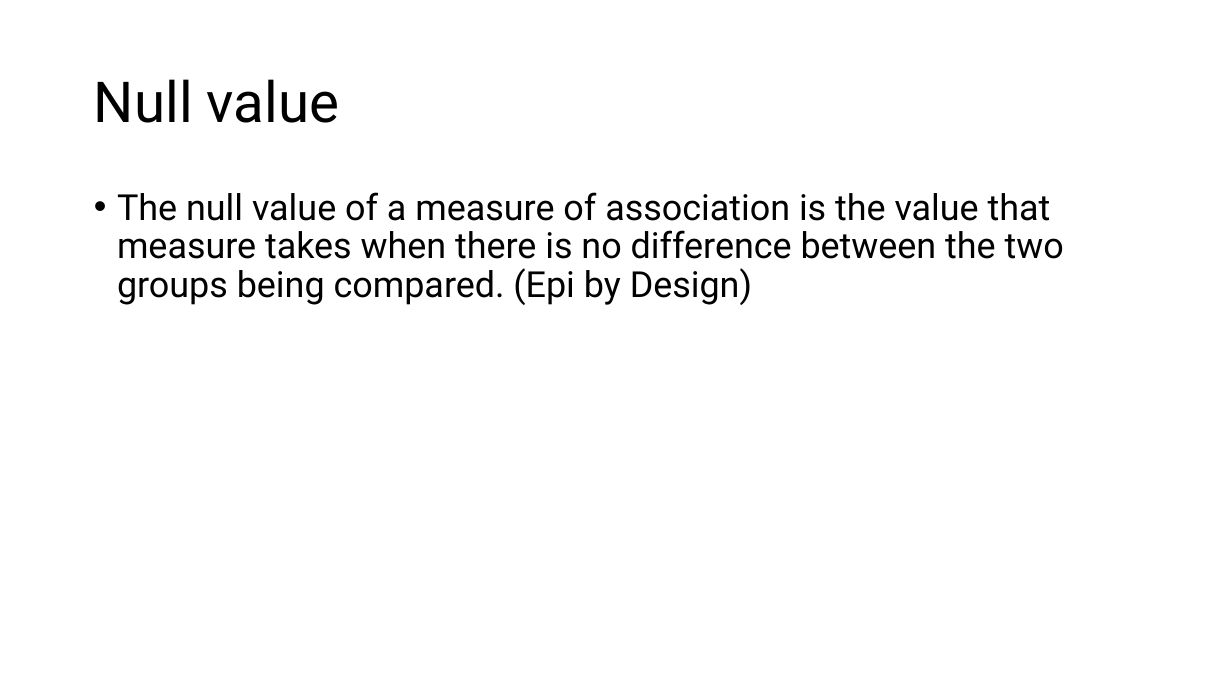
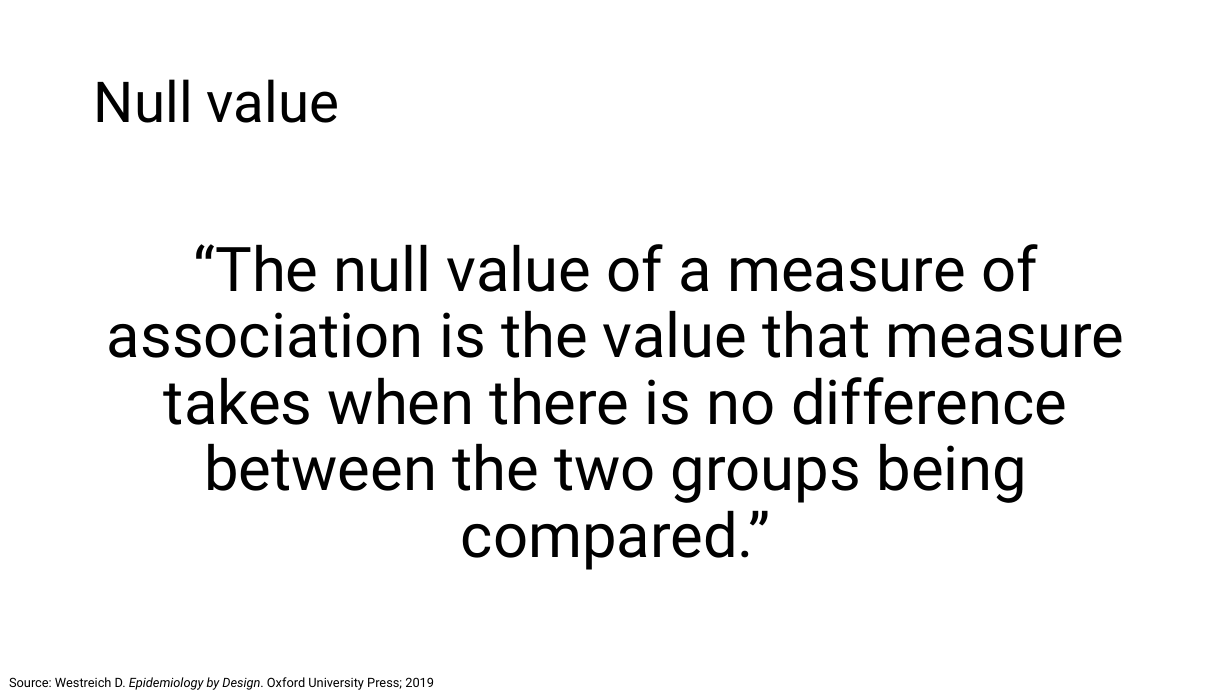
Before and after one commit to brad-cannell/epi_3_public, a slide deck: slide 31 of modules/04 Measures of Association/measures_of_assocaition.pptx (slide 24 before the commit). Drawn at 1232x693 pixels with LibreOffice and Linux fonts; fonts in the diff are those of the drawing. Boxes give left, top, right and bottom in pixels: in the first picture for what was removed or moved away, otherwise in the second. Text is boxed around its words. In the diff, an @@ line names an element or a change of style, - is before the commit and + after.

Commit message:
Initial commit of the Fall 2022 changes to measures of association
First time using this powerpoint.

First time using R.

```diff
--- a/modules/04 Measures of Association/measures_of_assocaition.pptx
+++ b/modules/04 Measures of Association/measures_of_assocaition.pptx
@@ text "“The null value of a ..." at (107, 244, 1124, 570): vertical alignment top to middle @@
@@ text at (107, 244, 1124, 570): text changed; size 28 to 48 pt @@
-• The null value of a measure of association is the value that measure takes when there is no difference between the two groups being compared. (Epi by Design)
+“The null value of a measure of association is the value that measure takes when there is no difference between the two groups being compared.”
@@ text added at (9, 677, 434, 690), 10 pt, text #000000 @@
+Source: Westreich D. Epidemiology by Design. Oxford University Press; 2019
```
Also in this commit, not shown: 17 other slides changed, 82 slides added, 5 slides removed, 5 other files.
